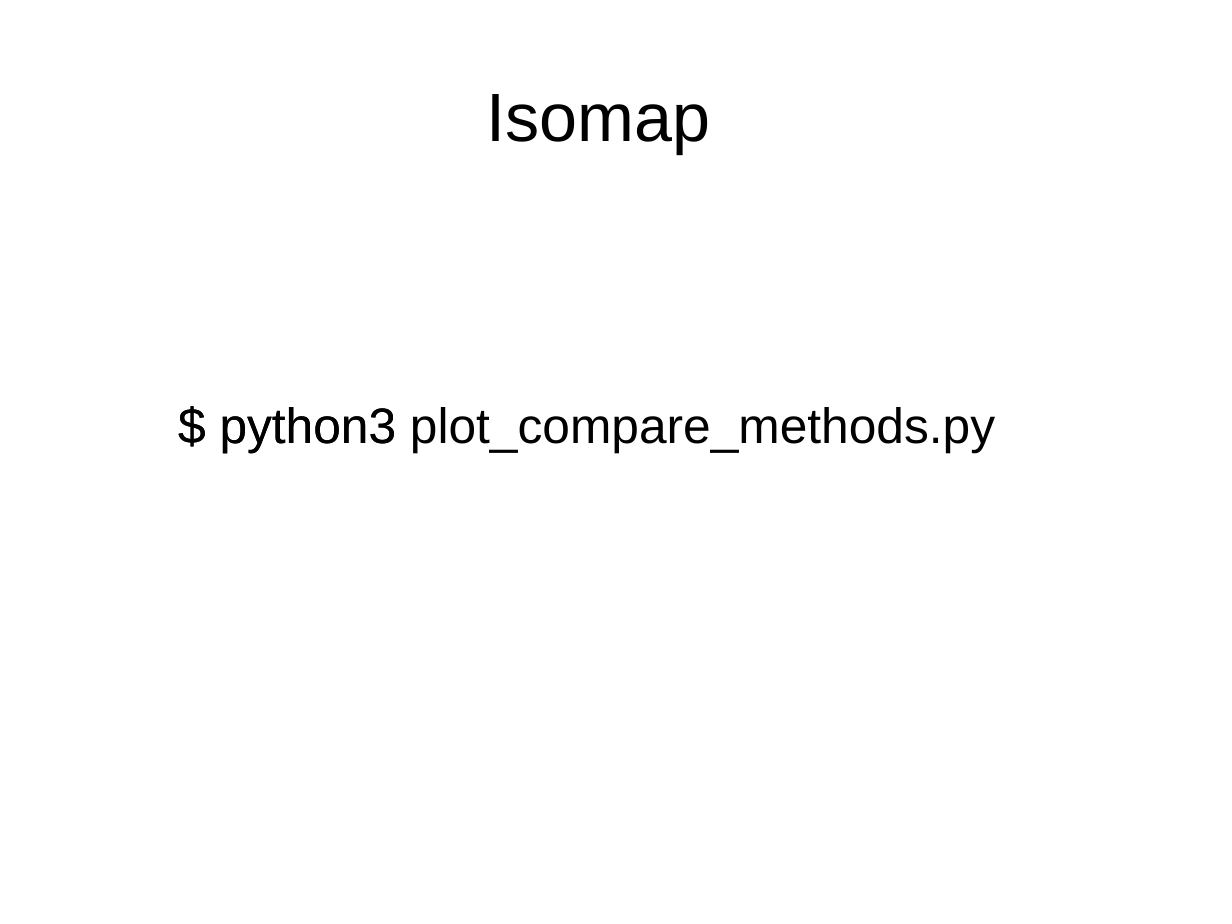
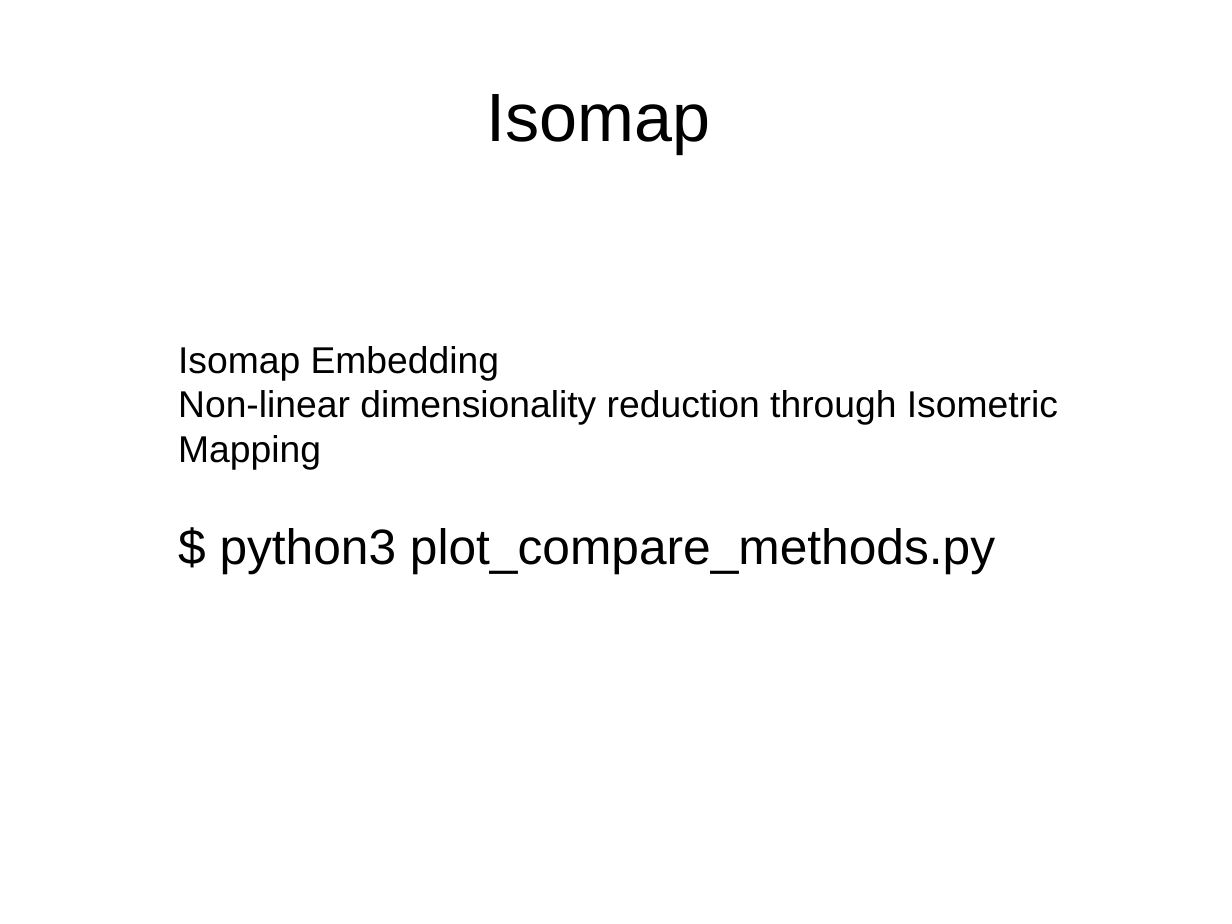
Before and after one commit to davidam/python-examples, a slide deck: slide 28 of presentations/scikit.odp. Drawn at 1232x924 pixels with LibreOffice and Linux fonts; fonts in the diff are those of the drawing. Boxes give left, top, right and bottom in pixels: in the first picture for what was removed or moved away, otherwise in the second. Text is boxed around its words. In the diff, an @@ line names an element or a change of style, - is before the commit and + after.

```diff
--- a/presentations/scikit.odp
+++ b/presentations/scikit.odp
@@ text "Isomap Embedding": place and size @@
-text "Isomap Embedding" at [220,407,995,452]
+text "Isomap Embedding" at [178,346,1058,573]
@@ text at [178,346,1058,470]: paragraphs added @@
+Isomap Embedding
+Non-linear dimensionality reduction through Isometric Mapping
@@ text removed at [168,388,1136,566] @@
-$ python3
```
Also in this commit, not shown: 3 other slides changed, 1 slide added, 1 slide removed.
